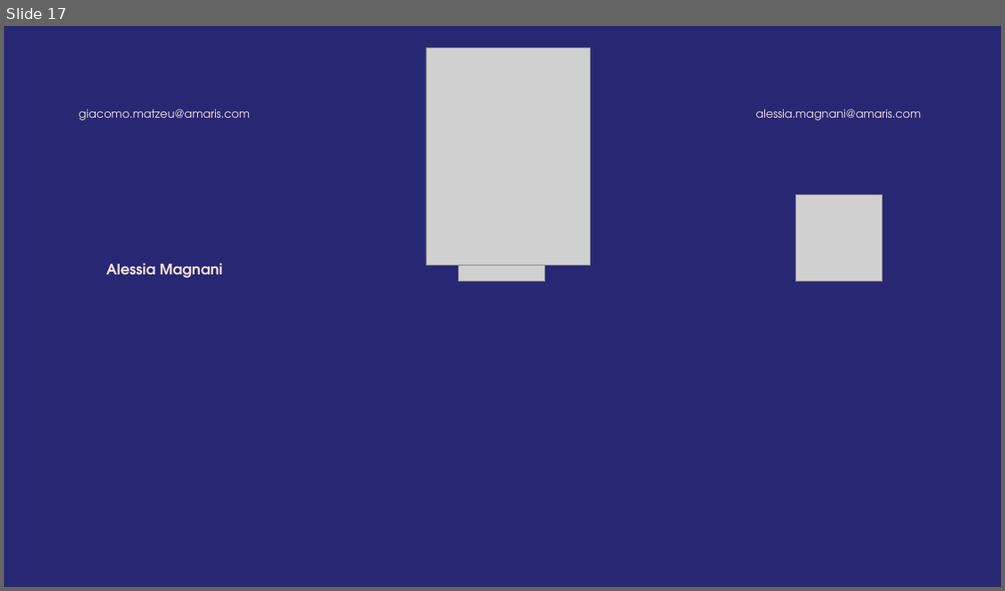
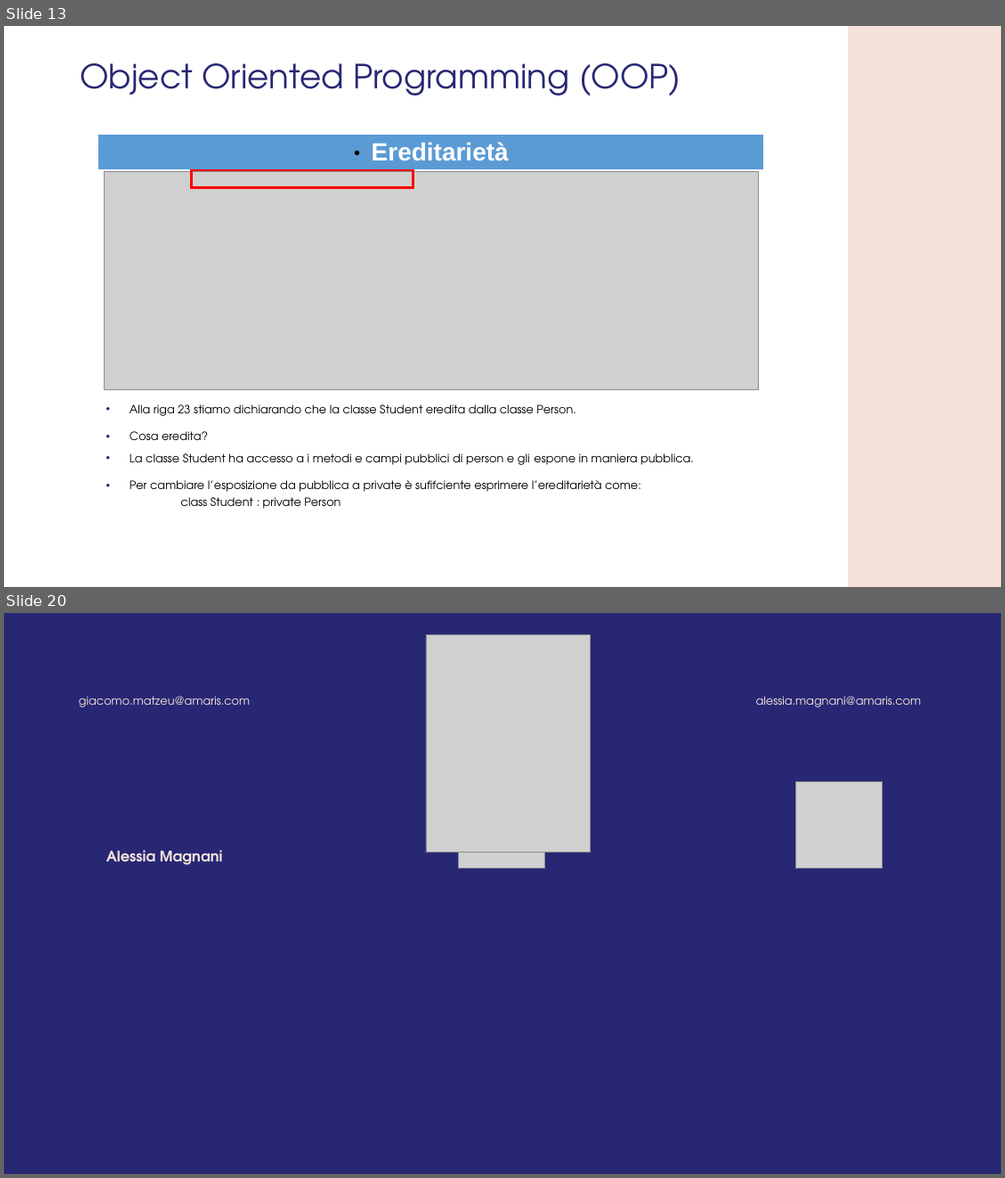
Before and after one commit to GMATZEU42/WS, a slide deck: WS03/WS_3.odp. Shown one above the other, each under a label of ours: slide 17 before the commit, slides 13 and 20 after it; the slides between them are not shown. The pictures are 1005x591 and 1005x1178 pixels, drawn with LibreOffice and Linux fonts; fonts in the diff are those of the drawing; grey boxes stand for pictures; background and template pictures are left out. Boxes give left, top, right and bottom in pixels: in the first picture for what was removed or moved away, otherwise in the second. Text is boxed around its words. In the diff, an @@ line names an element or a change of style, - is before the commit and + after.

```diff
--- a/WS03/WS_3.odp
+++ b/WS03/WS_3.odp
@@ slide 13 added at (4,26,1001,587), background #FFFFFF @@
@@ freeform shape added at (848,26,1001,587), fill #F5E2DA @@
@@ title added at (80,63,681,95), 32 pt, text #272774 @@
+Object Oriented Programming (OOP)
@@ table added at (99,135,764,165), 1 rows, 1 columns @@
+Ereditarietà
@@ picture added at (104,172,759,389) @@
@@ freeform shape added at (192,170,413,187), outline #FF0000 2.24 pt @@
@@ text added at (129,404,576,440), 11 pt, text #000000 @@
+• Alla riga 23 stiamo dichiarando che la classe Student eredita dalla classe Person.
+• Cosa eredita?
@@ text added at (129,453,694,508), 11 pt, text #000000 @@
+• La classe Student ha accesso a i metodi e campi pubblici di person e gli espone in maniera pubblica.
+• Per cambiare l’esposizione da pubblica a private è sufifciente esprimere l’ereditarietà come:
+  class Student : private Person
@@ what was slide 17 is now slide 20 @@
```
Also in this commit, not shown: 16 other slides added, 14 slides removed, 44 other files.
